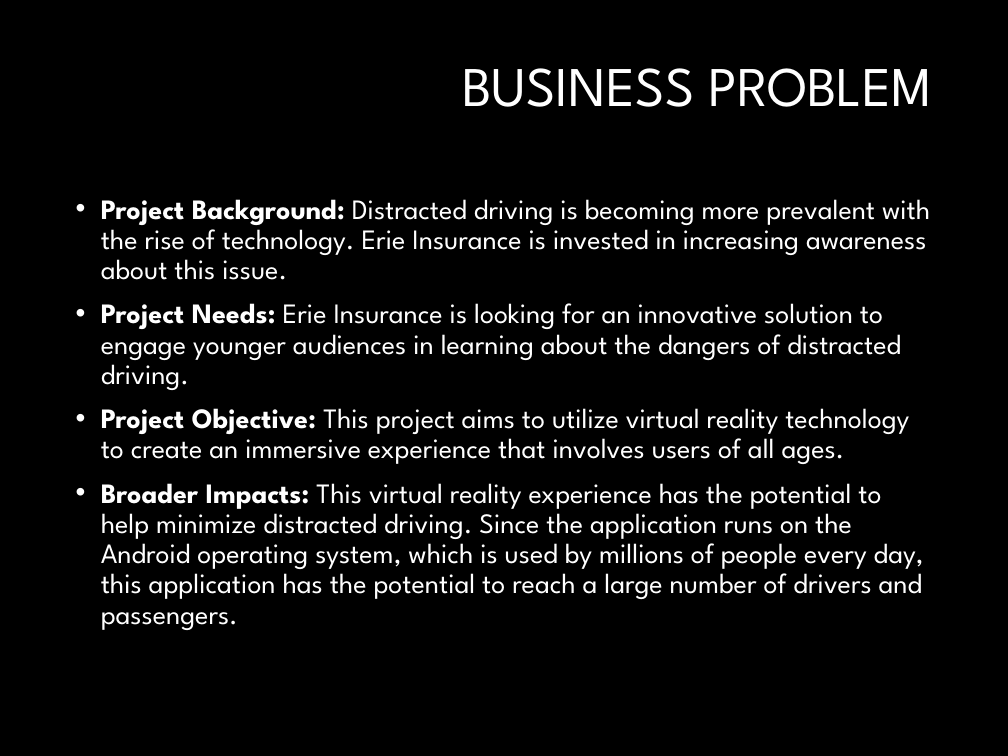
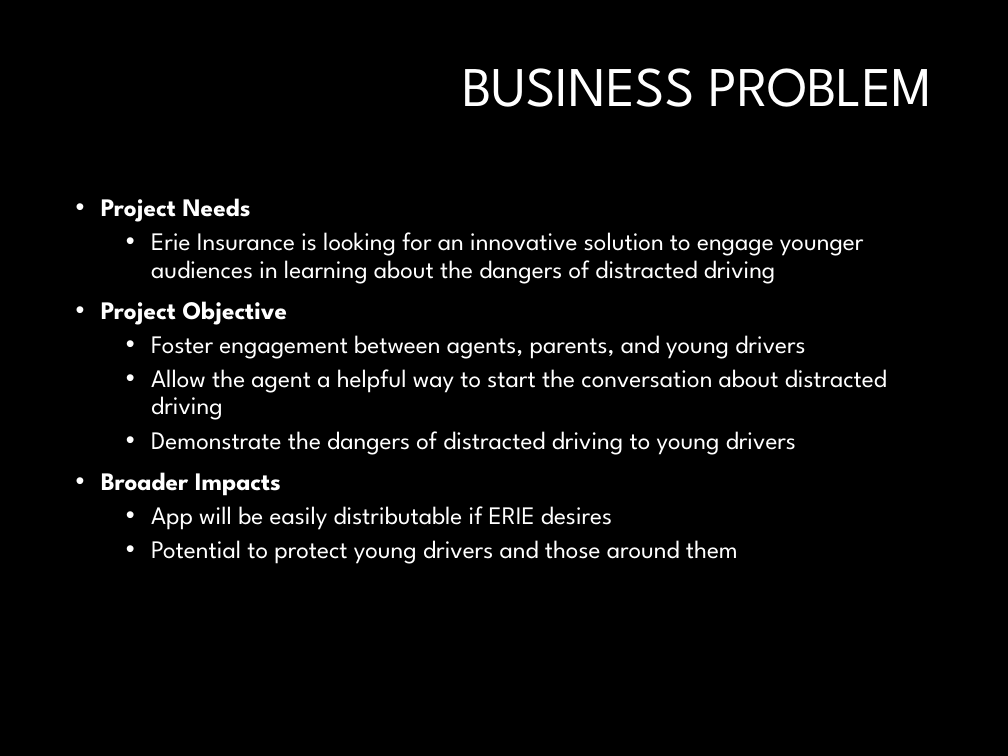
Before and after one commit to NateChristiansen/SeniorProject, a slide deck: slide 4 of Documents/Presentations/Presentation1.pptx (slide 3 before the commit). Drawn at 1008x756 pixels with LibreOffice and Linux fonts; fonts in the diff are those of the drawing; background and template pictures are left out. Boxes give left, top, right and bottom in pixels: in the first picture for what was removed or moved away, otherwise in the second. Text is boxed around its words. In the diff, an @@ line names an element or a change of style, - is before the commit and + after.

Commit message:
updated powerpoint1

```diff
--- a/Documents/Presentations/Presentation1.pptx
+++ b/Documents/Presentations/Presentation1.pptx
@@ text at [101, 198, 887, 564]: text changed; size 20 to 18 pt @@
-• Project Background: Distracted driving is becoming more prevalent with the rise of technology. Erie Insurance is invested in increasing awareness about this issue.
-• Project Needs: Erie Insurance is looking for an innovative solution to engage younger audiences in learning about the dangers of distracted driving.
-• Project Objective: This project aims to utilize virtual reality technology to create an immersive experience that involves users of all ages.
-• Broader Impacts: This virtual reality experience has the potential to help minimize distracted driving. Since the application runs on the Android operating system, which is used by millions of people every day, this application has the potential to reach a large number of drivers and passengers.
+• Project Needs
+  • Erie Insurance is looking for an innovative solution to engage younger audiences in learning about the dangers of distracted driving
+• Project Objective
+  • Foster engagement between agents, parents, and young drivers
+  • Allow the agent a helpful way to start the conversation about distracted driving
+  • Demonstrate the dangers of distracted driving to young drivers
+• Broader Impacts
+  • App will be easily distributable if ERIE desires
+  • Potential to protect young drivers and those around them
```
Also in this commit, not shown: 3 other slides changed, 1 slide added.
